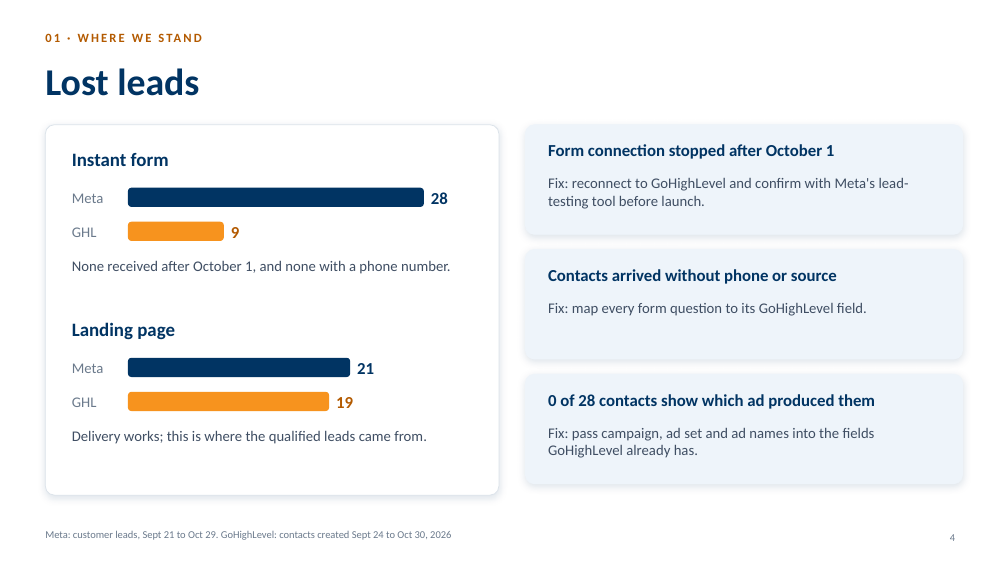
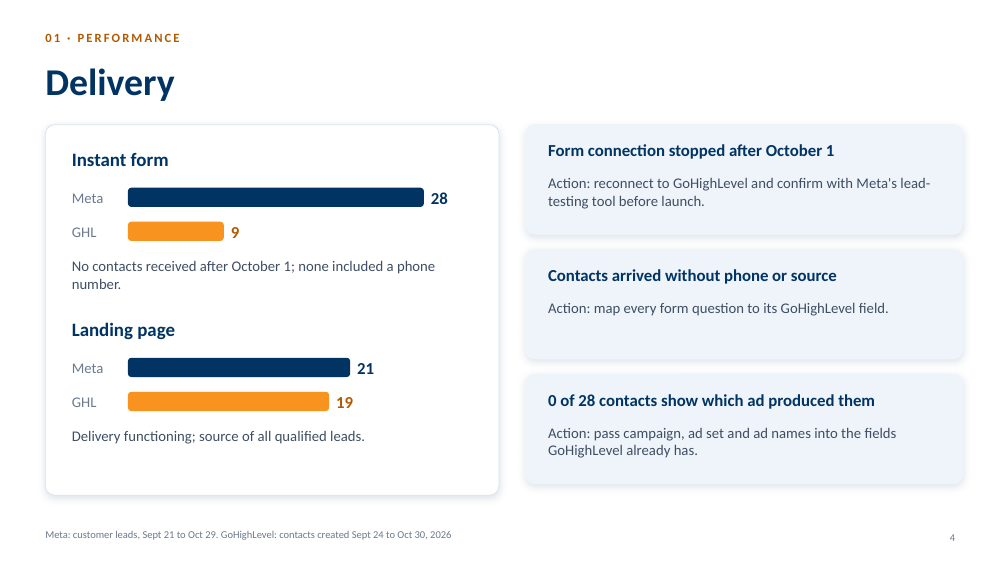
Before and after one commit to manlizard-sys/MetaADS2026, a slide deck: slide 4 of sunny_bliss/build/presentation/Sunny_Bliss_Meta_Plan_Nov-Dec_2026.pptx. Drawn at 1008x567 pixels with LibreOffice and Linux fonts; fonts in the diff are those of the drawing; background and template pictures are left out. Boxes give left, top, right and bottom in pixels: in the first picture for what was removed or moved away, otherwise in the second. Text is boxed around its words. In the diff, an @@ line names an element or a change of style, - is before the commit and + after.

```diff
--- a/sunny_bliss/build/presentation/Sunny_Bliss_Meta_Plan_Nov-Dec_2026.pptx
+++ b/sunny_bliss/build/presentation/Sunny_Bliss_Meta_Plan_Nov-Dec_2026.pptx
@@ text at [45, 33, 180, 42]: text changed @@
-01 · WHERE WE STAND
+01 · PERFORMANCE
@@ text at [45, 68, 174, 101]: text changed @@
-Lost leads
+Delivery
@@ text at [548, 178, 930, 209]: text changed @@
-Fix: reconnect to GoHighLevel and confirm with Meta's lead-testing tool before launch.
+Action: reconnect to GoHighLevel and confirm with Meta's lead-testing tool before launch.
@@ text at [72, 260, 435, 289]: text changed @@
-None received after October 1, and none with a phone number.
+No contacts received after October 1; none included a phone number.
@@ text at [548, 303, 889, 316]: text changed @@
-Fix: map every form question to its GoHighLevel field.
+Action: map every form question to its GoHighLevel field.
@@ text at [72, 431, 365, 444]: text changed @@
-Delivery works; this is where the qualified leads came from.
+Delivery functioning; source of all qualified leads.
@@ text at [548, 428, 897, 458]: text changed @@
-Fix: pass campaign, ad set and ad names into the fields GoHighLevel already has.
+Action: pass campaign, ad set and ad names into the fields GoHighLevel already has.
```
Also in this commit, not shown: 15 other slides changed, 1 other file.
